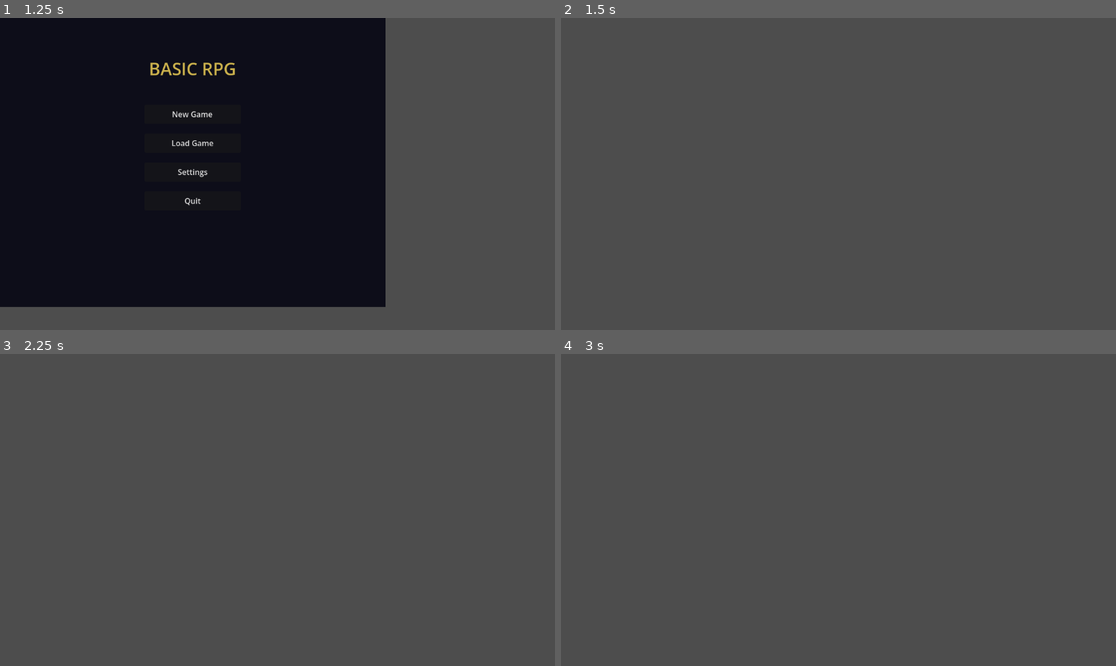
Above: before the commit, frames 1-4 (two rows, left to right).
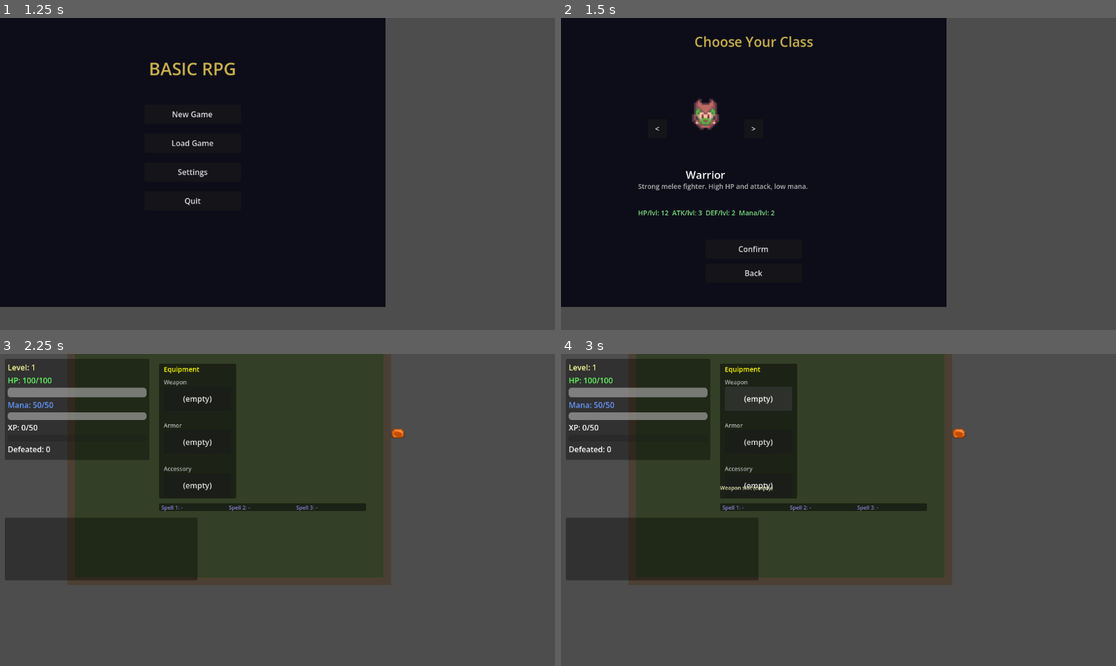
Above: after the commit, the same moments.

Repository: SFMiner/DeepGame_MVP
Game: Godot game, scene res://scenes/splash_screen.tscn
The game is run twice, just before and just after one commit, with the same random seed, the same clock (stepped at 60 frames per second) and the same inputs.
Inputs (mouse positions are in pixels of both pictures, inside the frame that each line leads up to):
- Up to frame 1 (1.25 s): tap Enter at 0.5 s; move the mouse to (399, 158) at 0.52 s; hold D (move_right) from 0.53 s (still down); tap Z (attack_melee) at 0.6 s; click (399, 158) at 0.67 s
- Up to frame 2 (1.5 s): release D (move_right) at 1.25 s; click "New Game" at 1.25 s
- Up to frame 3 (2.25 s): click (194, 584) at 2 s, where only the run after the commit has a clickable "Confirm"
- Up to frame 4 (3 s): click (760, 397) at 2.75 s, where only the run after the commit has a clickable "(empty)"

Frame 1 is identical in both runs. In frame 2, 64% of the frame differs, in the area x 0-70%, y 0-93%; in frame 3, 49%; in frame 4, 49%.
Error before the commit: Parse Error: Expected parameter name. (res://scripts/ClassSelect.gd:174)

Commit message:
Fix: rename function param class_name to cls_name (reserved keyword)

Diff:
--- a/scripts/ClassSelect.gd
+++ b/scripts/ClassSelect.gd
@@ -171,9 +171,9 @@
 	GameState.player_data = pd
 	get_tree().change_scene_to_file(GAME_SCENE)
 
-func _get_default_spells(class_name: String) -> Array[SpellData]:
+func _get_default_spells(cls_name: String) -> Array[SpellData]:
 	var result: Array[SpellData] = []
-	match class_name:
+	match cls_name:
 		"Warrior":
 			result.append(load("res://resources/fireball_spell.tres") as SpellData)
 		"Ranger":
